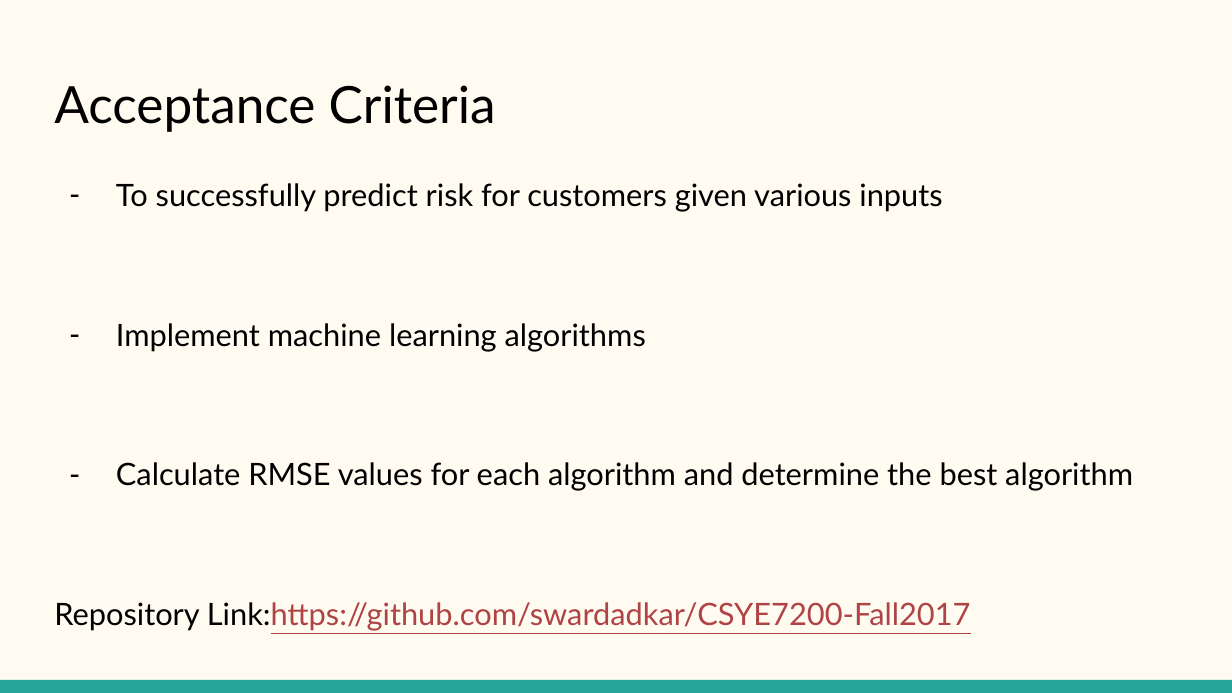
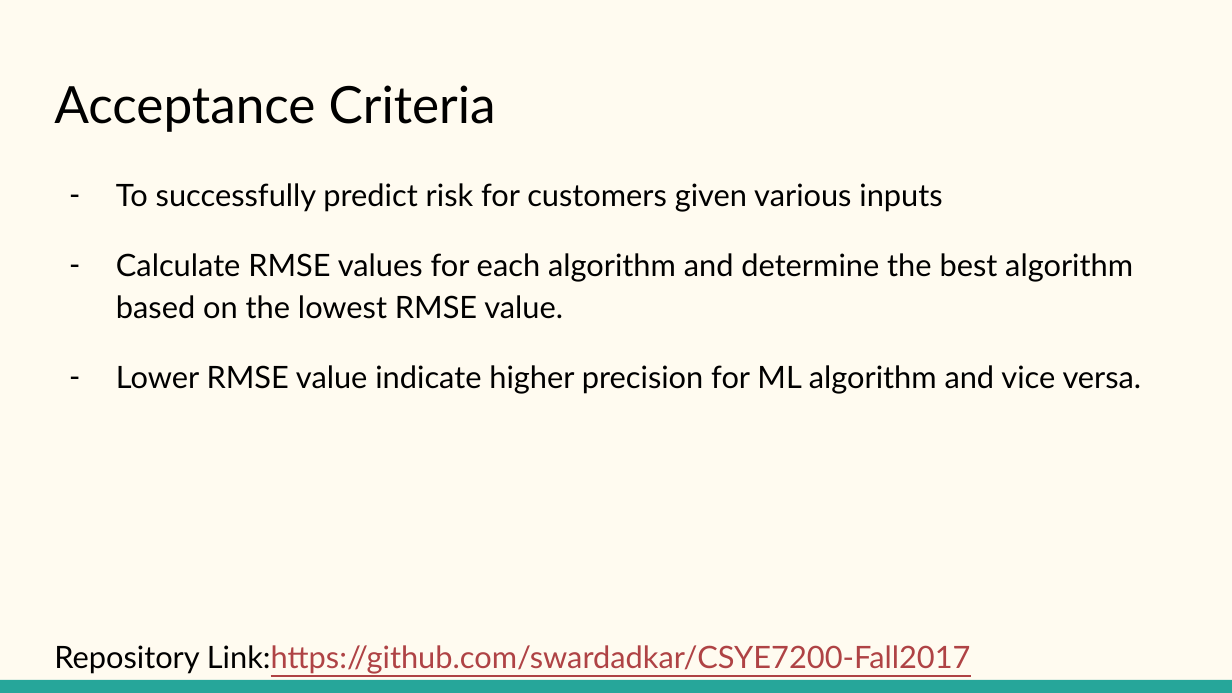
Before and after one commit to yingy4/CSYE7200-Fall2017, a slide deck: slide 9 of Insurance Risk Analysis Team 8.pptx. Drawn at 1232x693 pixels with LibreOffice and Linux fonts; fonts in the diff are those of the drawing. Boxes give left, top, right and bottom in pixels: in the first picture for what was removed or moved away, otherwise in the second. Text is boxed around its words. In the diff, an @@ line names an element or a change of style, - is before the commit and + after.

```diff
--- a/Insurance Risk Analysis Team 8.pptx
+++ b/Insurance Risk Analysis Team 8.pptx
@@ text at [116,253,1142,394]: text changed @@
-– Implement machine learning algorithms
-– Calculate RMSE values for each algorithm and determine the best algorithm
+– Calculate RMSE values for each algorithm and determine the best algorithm based on the lowest RMSE value.
+– Lower RMSE value indicate higher precision for ML algorithm and vice versa.
```
Also in this commit, not shown: 3 other slides changed.
